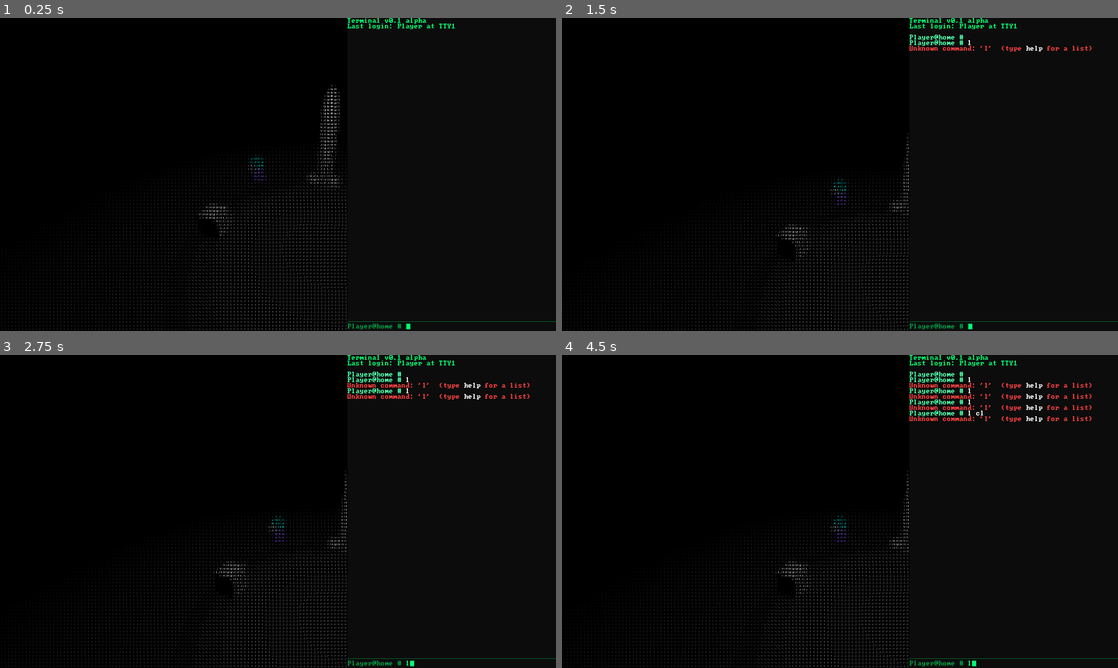
Above: before the commit, frames 1-4 (two rows, left to right).
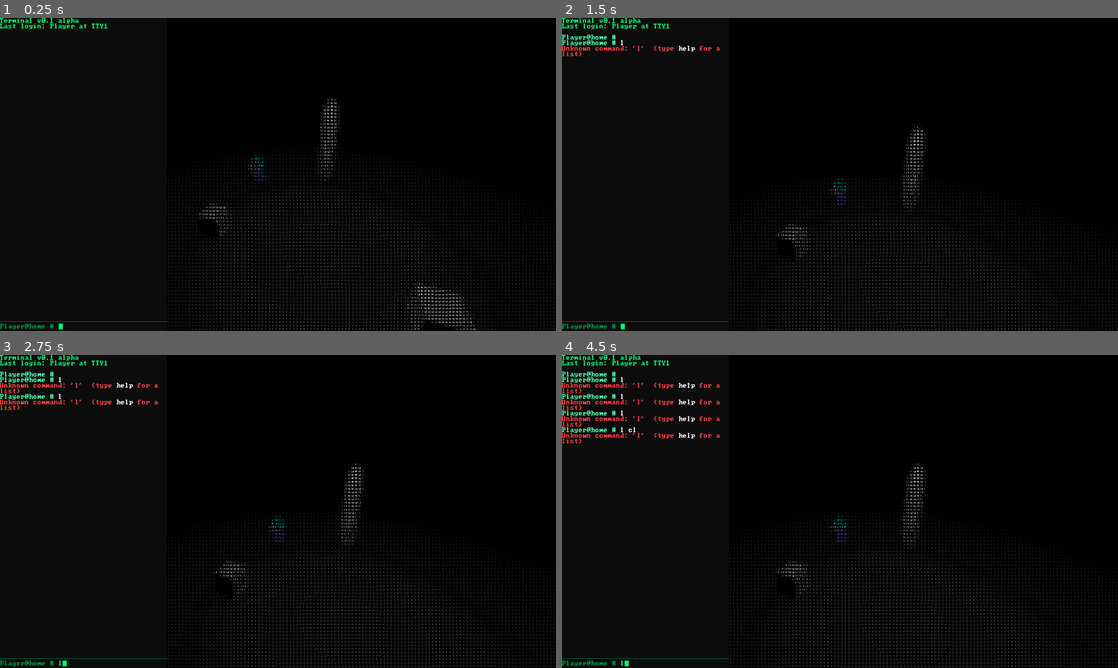
Above: after the commit, the same moments.

Repository: VocaBoca/ascii
Game: Godot game, scene res://level_test_scene.tscn
Two runs of this game, one before a commit and one after it. Both use one fixed random seed, a clock stepped at 60 frames per second and the inputs below.
Inputs:
- Up to frame 1 (0.25 s): no input
- Up to frame 2 (1.5 s): tap Enter at 0.5, 1.35 s; hold Right 0.53-1.28 s; tap L at 0.6 s; hold Down from 1.28 s (still down)
- Up to frame 3 (2.75 s): tap L at 1.55, 2.3 s; tap Space at 2 s; release Down at 2.03 s; hold Right from 2.03 s (still down); tap Keypad Enter at 2.1 s
- Up to frame 4 (4.5 s): tap Enter at 2.75, 4.25 s; release Right at 2.78 s; hold Up 2.78-3.53 s; tap Backspace at 2.85 s; tap L at 3.05, 3.8, 4.35 s; tap Space at 3.5 s; hold Left from 3.53 s (still down); tap C at 3.6 s

The runs differ from the first frame. In frame 1, 2.3% of the frame differs, in the area x 0-100%, y 0-100%; in frame 2, 2.8%; in frame 3, 3.4%; in frame 4, 4.6%.

Commit message:
flexible terminal

Diff:
--- a/Scripts/ConsoleWindow2Test.gd
+++ b/Scripts/ConsoleWindow2Test.gd
@@ -10,7 +10,17 @@
 #  Terminal.gd
 # ─────────────────────────────────────────────
 
+enum TerminalDock {
+	TOP,
+	BOTTOM,
+	LEFT,
+	RIGHT
+}
+
 @export_range(8, 64) var FONT_SIZE: int = 16
+@export var DOCK_SIDE: TerminalDock = TerminalDock.RIGHT
+@export_range(0.05, 1.0, 0.01) var WIDTH_RATIO: float = 0.30
+
 @export var ERROR_COLOR: Color = Color(1.0, 0.25, 0.25, 1.0)
 @export var BG_COLOR: Color = Color(0.05, 0.05, 0.05, 0.92)
 @export var TEXT_COLOR: Color = Color(0.0, 1.0, 0.45, 1.0)
@@ -65,7 +75,6 @@
 func _ready() -> void:
 	_init_font()
 
-	# If scene wasn't wired manually, auto-build.
 	if not _try_cache_existing_nodes():
 		build_scene()
 	else:
@@ -73,6 +82,8 @@
 		_refresh_output()
 		_update_input_display()
 
+	_update_terminal_size()
+
 	set_process(true)
 	set_process_input(true)
 
@@ -93,6 +104,11 @@
 		_cursor_timer = 0.0
 		_cursor_visible = not _cursor_visible
 		_cursor_label.visible = _cursor_visible
+
+
+func _notification(what: int) -> void:
+	if what == NOTIFICATION_RESIZED:
+		_update_terminal_size()
 
 
 # ════════════════════════════════════════════════════════════════════════════
@@ -125,20 +141,17 @@
 
 
 func build_scene() -> void:
-	# Root background
 	bg = ColorRect.new()
 	bg.name = "Background"
 	bg.set_anchors_and_offsets_preset(Control.PRESET_FULL_RECT)
 	add_child(bg)
 
-	# Main layout
 	_root_vbox = VBoxContainer.new()
 	_root_vbox.name = "RootVBox"
 	_root_vbox.set_anchors_and_offsets_preset(Control.PRESET_FULL_RECT)
 	_root_vbox.add_theme_constant_override("separation", 0)
 	bg.add_child(_root_vbox)
 
-	# Scroll + output
 	_scroll = ScrollContainer.new()
 	_scroll.name = "ScrollContainer"
 	_scroll.size_flags_vertical = Control.SIZE_EXPAND_FILL
@@ -153,13 +166,11 @@
 	_output_label.size_flags_horizontal = Control.SIZE_EXPAND_FILL
 	_scroll.add_child(_output_label)
 
-	# Separator
 	_separator = ColorRect.new()
 	_separator.name = "Separator"
 	_separator.custom_minimum_size = Vector2(0, 1)
 	_root_vbox.add_child(_separator)
 
-	# Input row
 	_input_row = HBoxContainer.new()
 	_input_row.name = "InputRow"
 	_input_row.add_theme_constant_override("separation", 0)
@@ -180,6 +191,65 @@
 
 	_apply_visual_settings()
 	_print_welcome()
+
+
+func _update_terminal_size() -> void:
+	var viewport_size := get_viewport_rect().size
+	var thickness_x := viewport_size.x * WIDTH_RATIO
+	var thickness_y := viewport_size.y * WIDTH_RATIO
+
+	match DOCK_SIDE:
+		TerminalDock.TOP:
+			anchor_left = 0.0
+			anchor_right = 1.0
+			anchor_top = 0.0
+			anchor_bottom = 0.0
+
+			offset_left = 0
+			offset_right = 0
+			offset_top = 0
+			offset_bottom = thickness_y
+
+		TerminalDock.BOTTOM:
+			anchor_left = 0.0
+			anchor_right = 1.0
+			anchor_top = 1.0
+			anchor_bottom = 1.0
+
+			offset_left = 0
+			offset_right = 0
+			offset_bottom = 0
+			offset_top = -thickness_y
+
+		TerminalDock.LEFT:
+			anchor_left = 0.0
+			anchor_right = 0.0
+			anchor_top = 0.0
+			anchor_bottom = 1.0
+
+			offset_left = 0
+			offset_right = thickness_x
+			offset_top = 0
+			offset_bottom = 0
+
+		TerminalDock.RIGHT:
+			anchor_left = 1.0
+			anchor_right = 1.0
+			anchor_top = 0.0
+			anchor_bottom = 1.0
+
+			offset_left = -thickness_x
+			offset_right = 0
+			offset_top = 0
+			offset_bottom = 0
+
+	if is_instance_valid(bg):
+		bg.set_anchors_and_offsets_preset(Control.PRESET_FULL_RECT)
+
+
+func _set_dock_side(side: TerminalDock) -> void:
+	DOCK_SIDE = side
+	_update_terminal_size()
 
 
 # ════════════════════════════════════════════════════════════════════════════
@@ -267,6 +337,32 @@
 	if event is InputEventKey and event.pressed:
 		var key_event := event as InputEventKey
 		var key: int = key_event.keycode
+
+		if key_event.shift_pressed:
+			match key:
+				KEY_UP:
+					_set_dock_side(TerminalDock.TOP)
+					ConsoleKeyPressed.emit()
+					get_viewport().set_input_as_handled()
+					return
+
+				KEY_DOWN:
+					_set_dock_side(TerminalDock.BOTTOM)
+					ConsoleKeyPressed.emit()
+					get_viewport().set_input_as_handled()
+					return
+
+				KEY_LEFT:
+					_set_dock_side(TerminalDock.LEFT)
+					ConsoleKeyPressed.emit()
+					get_viewport().set_input_as_handled()
+					return
+
+				KEY_RIGHT:
+					_set_dock_side(TerminalDock.RIGHT)
+					ConsoleKeyPressed.emit()
+					get_viewport().set_input_as_handled()
+					return
 
 		match key:
 			KEY_ENTER, KEY_KP_ENTER:
@@ -367,8 +463,10 @@
 	var point_name := String(args[0]).strip_edges()
 	MoveToPointRequested.emit(point_name)
 
+
 func _cmd_ls() -> void:
 	ListPointsRequested.emit()
+
 
 func _execute(cmd: String) -> void:
 	var parts: Array = cmd.split(" ", false)
@@ -437,6 +535,11 @@
 	_print_raw("  [color=#ffffff]exit[/color]          –  hide terminal")
 	_print_raw("  [color=#ffffff]baby[/color]          –  show baby")
 	_print_raw("  [color=#ffffff]cd[/color] <name>     –  move player to object")
+	_print_raw("  [color=#ffffff]ls[/color]            –  show available points")
+	_print_raw("  [color=#ffffff]Shift+↑[/color]       –  dock terminal to top")
+	_print_raw("  [color=#ffffff]Shift+↓[/color]       –  dock terminal to bottom")
+	_print_raw("  [color=#ffffff]Shift+←[/color]       –  dock terminal to left")
+	_print_raw("  [color=#ffffff]Shift+→[/color]       –  dock terminal to right")
 	_print_raw("  [color=#ffffff]Ctrl+=[/color]        –  make font bigger")
 	_print_raw("  [color=#ffffff]Ctrl+-[/color]        –  make font smaller")
 	_print_raw("")
--- a/level_test_scene.tscn
+++ b/level_test_scene.tscn
@@ -63,8 +63,6 @@
 
 [sub_resource type="CapsuleMesh" id="CapsuleMesh_cjqk3"]
 
-[sub_resource type="SphereMesh" id="SphereMesh_y8n5w"]
-
 [sub_resource type="ShaderMaterial" id="ShaderMaterial_33wto"]
 shader = ExtResource("2_x0c6s")
 shader_parameter/ascii_atlas = ExtResource("3_x0c6s")
@@ -273,20 +271,12 @@
 [node name="pointofinterest3" type="Node3D" parent="SubViewport/Routes" unique_id=2021836520]
 transform = Transform3D(1, 0, 0, 0, 1, 0, 0, 0, 1, -0.26621872, 4.7683716e-07, -2.7093432)
 script = ExtResource("7_cmw0u")
-location_id = "kok"
-display_name = "kok"
+location_id = "tower"
+display_name = "tower"
 
 [node name="MeshInstance3D" type="MeshInstance3D" parent="SubViewport/Routes/pointofinterest3" unique_id=952016167]
-transform = Transform3D(0.5, 0, 0, 0, 1.575, 0, 0, 0, 0.5, 0, 1.2855053, 0)
+transform = Transform3D(0.5, 0, 0, 0, 1.285, 0, 0, 0, 0.5, 0, 1.2855053, 0)
 mesh = SubResource("CapsuleMesh_cjqk3")
-
-[node name="MeshInstance3D3" type="MeshInstance3D" parent="SubViewport/Routes/pointofinterest3" unique_id=1185143062]
-transform = Transform3D(0.452, 0, 0, 0, 0.452, 0, 0, 0, 0.452, -0.3148309, 0.1760682, 0.17758417)
-mesh = SubResource("SphereMesh_y8n5w")
-
-[node name="MeshInstance3D2" type="MeshInstance3D" parent="SubViewport/Routes/pointofinterest3" unique_id=508438276]
-transform = Transform3D(0.475, 0, 0, 0, 0.475, 0, 0, 0, 0.475, 0.29569495, 0.119368196, 0.07822204)
-mesh = SubResource("SphereMesh_y8n5w")
 
 [node name="pointofinterest2" type="Node3D" parent="SubViewport/Routes" unique_id=833003178]
 transform = Transform3D(1, 0, 0, 0, 1, 0, 0, 0, 1, -2.3300197, 0, 0.14767528)
@@ -340,6 +330,7 @@
 offset_bottom = 900.0
 color = Color(0, 0, 0, 1)
 script = ExtResource("10_33wto")
+DOCK_SIDE = 2
 ERROR_COLOR = Color(1, 0.2509804, 0.2509804, 1)
 
 [node name="AnimationPlayer" type="AnimationPlayer" parent="." unique_id=1189118204]
